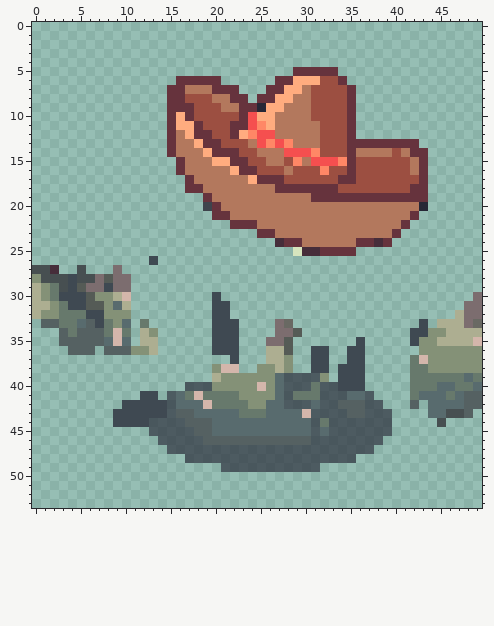
A pixel-art sprite gets an edit: Assets/Commons/Sprites/Props/CactusCheSiRompe/CACTUS rotto4.png. This is how it looked before the edit.
The file is 250x270 pixels, drawn in blocks of 5x5; one block is one cell here. Colours within 5 levels of each other are drawn and written as one.
Once edited:
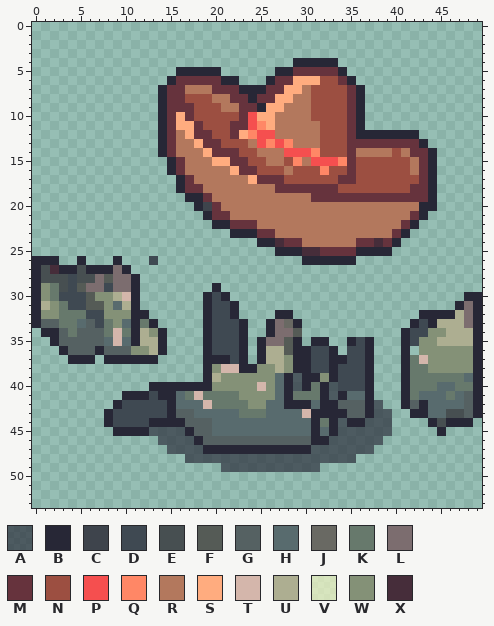
Palette (. is transparent): A #272736a7  B #272736  C #3e444c  D #3f4952  E #474f51  F #555b56  G #556162  H #586b6e  J #696963  K #67796c  L #7c6d6f  M #66333d  N #9c4f41  P #f54f4f  Q #ff8766  R #b3785d  S #ffac7f  T #d4b6ab  U #adae91  V #fafac3a7  W #849177  X #462d3a
From old to new:
@@ x 0..49 @@
  3 ..................................................
- 4 ..................................................
- 5 .............................MMMMM................
- 6 ................MMMMM......MMSSSNNM...............
- 7 ...............MMRRRMMM...MMSSRNNNNM..............
- 8 ...............MMNNNRRMM.MMSSRRNNNNM..............
- 9 ...............MMMNNNRRMMBSSRRRNNNNM..............
-10 ...............MSMNNNNNMPSSRRRRNNNNM..............
-11 ...............MSSMNNNMMPQSRRRRRNNNM..............
-12 ...............MRSMMNNMSQPPRRRRRNNNM..............
-13 ...............MRRSMMNNNRPQPQRRRNNNMMMMMMMM.......
-14 ...............MRRRSMMMNNRRRPPPQNNNMRRRRNRMM......
-15 ................MRRRSSMMNNRRNQRPPPQMNNNNNNRM......
-16 ................MRRRRRSMMNNNRNNNQNNMNNNNNNRM......
-17 .................MRRRRRRSMMMNNNNNNMMNNNNNNNM......
-18 .................MMRRRRRRRRMMMMMMMNNNNNNNNMM......
-19 ...................MRRRRRRRRRRRMMMMMMMMMMMMM......
-20 ...................CMRRRRRRRRRRRRRRRRRRRRRRB......
-21 ....................MMRRRRRRRRRRRRRRRRRRRRM.......
-22 ......................MMMRRRRRRRRRRRRRRRRM........
-23 .........................MMRRRRRRRRRRRRRM.........
-24 ...........................XMMRRRRRRMMXM..........
-25 .............................VXXMMMM..............
-26 .............D....................................
-27 EEX..E...L........................................
-28 WEEEDEELFLL.......................................
-29 UWKEDFLLDLL.......................................
-30 UWKDDDFWWUT.........D............................L
-31 UUWKDDFFWHU.........DD..........................LL
-32 UWWKKKDDWWW.........DD.........................ULL
-33 .GGKKHGDKWH.K.......DDD....LJ..............D.UUULJ
-34 ...GKGGGKTK.UW......DDD....LLF............DDWWUUUU
-35 ...GGGGGHTH.UU......DDD...LLF.......D.....DWWUUUUT
-36 ....GGG.GGGWWU......DDD...UUF..DD..DD......WWWWWWW
-37 ......................D...UUW..DD..DD.....KTWWWWWW
-38 ....................WTT..WWUW..DD.DDD.....KKWWWWWW
-39 ....................UWWWWWWHAAAAW.DDD.....KKKKKKHK
-40 .................AAAWWWWWTWHAAAKAADDD.....KKKHHKKH
-41 ............DD.AHKTKKKKWWWWHAKKKAAAHHA....KHHHKHGG
-42 ..........DDDDDAHHHTKKKKWWHHAAAHAAGGGAA...G.HHHHGG
-43 .........DDDDDDAGGHHHHHKKKHHHHTAAAAGGAAA....HHEEG.
-44 .........DDDDAAAAGGGHHHHHHHHHHHAKAAAAAAA.....E....
-45 .............AAAAAGGHHHHHHHHHHHAHAAAAAAA..........
-46 ..............AAAAAGGGGGGGGGGGGAAAAAAAA...........
-47 ...............AAAAAAAAAAAAAAAAAAAAAAA............
+ 4 .............................BBBBB................
+ 5 ................BBBBB......BBMMMMMB...............
+ 6 ...............BMMMMMBB...BMMSSSNNMB..............
+ 7 ..............BMMRRRMMMBBBMMSSRNNNNMB.............
+ 8 ..............BMMNNNRRMMBMMSSRRNNNNMB.............
+ 9 ..............BMMMNNNRRMMBSSRRRNNNNMB.............
+10 ..............BMSMNNNNNMPSSRRRRNNNNMB.............
+11 ..............BMSSMNNNMMPQSRRRRRNNNMB.............
+12 ..............BMRSMMNNMSQPPRRRRRNNNMBBBBBBB.......
+13 ..............BMRRSMMNNNRPQPQRRRNNNMMMMMMMMB......
+14 ..............BMRRRSMMMNNRRRPPPQNNNMRRRRNRMMB.....
+15 ...............BMRRRSSMMNNRRNQRPPPQMNNNNNNRMB.....
+16 ...............BMRRRRRSMMNNNRNNNQNNMNNNNNNRMB.....
+17 ................BMRRRRRRSMMMNNNNNNMMNNNNNNNMB.....
+18 ................BMMRRRRRRRRMMMMMMMNNNNNNNNMMB.....
+19 .................BBMRRRRRRRRRRRMMMMMMMMMMMMMB.....
+20 ..................BCMRRRRRRRRRRRRRRRRRRRRRRBB.....
+21 ...................BMMRRRRRRRRRRRRRRRRRRRRMB......
+22 ....................BBMMMRRRRRRRRRRRRRRRRMB.......
+23 ......................BBBMMRRRRRRRRRRRRRMB........
+24 .........................BBXMMRRRRRRMMXMB.........
+25 ...........................BBBXXMMMMBBBB..........
+26 BBB..B...B...D................BBBBBB..............
+27 BEXBBEBBBLB.......................................
+28 BEEEDEELFLLB......................................
+29 BWKEDFLLDLLB........B.............................
+30 BWKDDDFWWUTB.......BDB..........................BB
+31 BUWKDDFFWHUB.......BDDB........................BLB
+32 BWWKKKDDWWWBB......BDDB....BB..............BBBBULB
+33 BGGKKHGDKWHBKB.....BDDDB..BLJB............BDBUUULB
+34 .BBGKGGGKTKBUWB....BDDDB..BLLF...........BDDWWUUUB
+35 ..BGGGGGHTHBUUB....BDDDB.BLLFB.BB..BDB...BDWWUUUUB
+36 ...BGGGBGGGWWUB....BDDDB.BUUFBBDDB.DDB...B.WWWWWWB
+37 ....BBB.BBBBBB.....BBBDB.BUUWBBDDBBDDB...BKTWWWWWB
+38 ...................BWTTBBWWUWBBDDBDDDB...BKKWWWWWB
+39 ...................BUWWWWWWHBABBWBDDDB...BKKKKKKHB
+40 .............BBBBBBBWWWWWTWHBABKBADDDB...BKKKHHKKB
+41 ..........BBBDBBHKTKKKKWWWWHBKKKBABHHB...BKHHHKHGB
+42 .........BDDDDDBHHHTKKKKWWHHBBBHBBGGGBA..BGBHHHHGB
+43 ........BDDDDDDBGGHHHHHKKKHHHHTBBBBGGBAA..BBHHEEGB
+44 ........BDDDDBBBBGGGHHHHHHHHHHHBKBABBAAA....BEBBB.
+45 .........BBBBAAAABGGHHHHHHHHHHHBHBAAAAAA.....B....
+46 ..............AAAABGGGGGGGGGGGGBBAAAAAA...........
+47 ...............AAAABBBBBBBBBBBBAAAAAAA............
 48 .................AAAAAAAAAAAAAAAAAAA..............
Changed places in both pictures, as pixel boxes (x1, y1, x2, y2):
changed: (32, 58, 482, 454)
